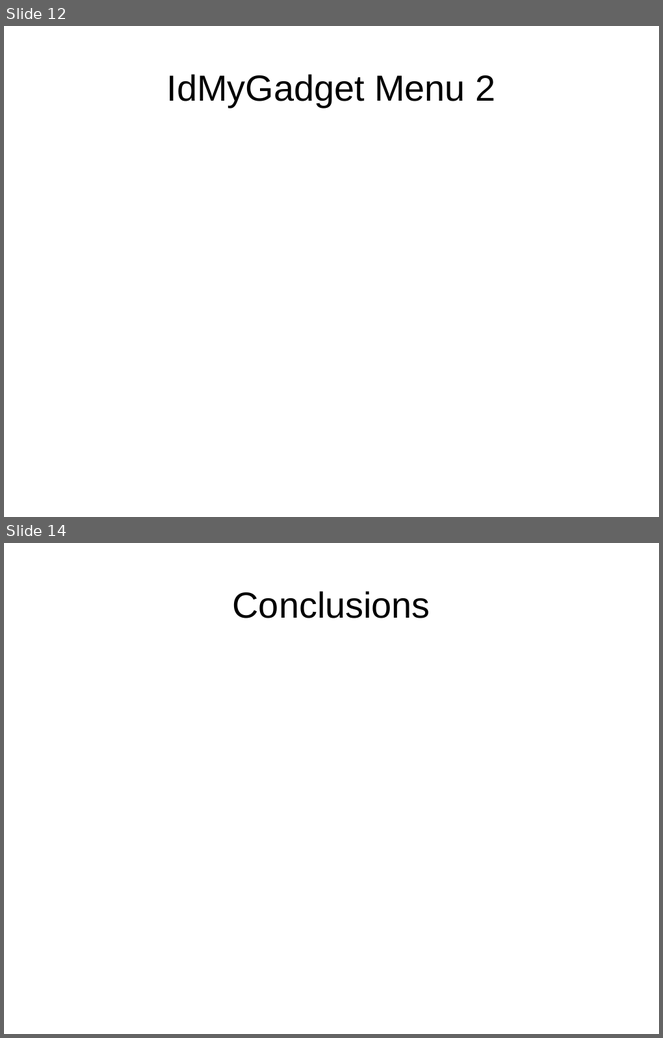
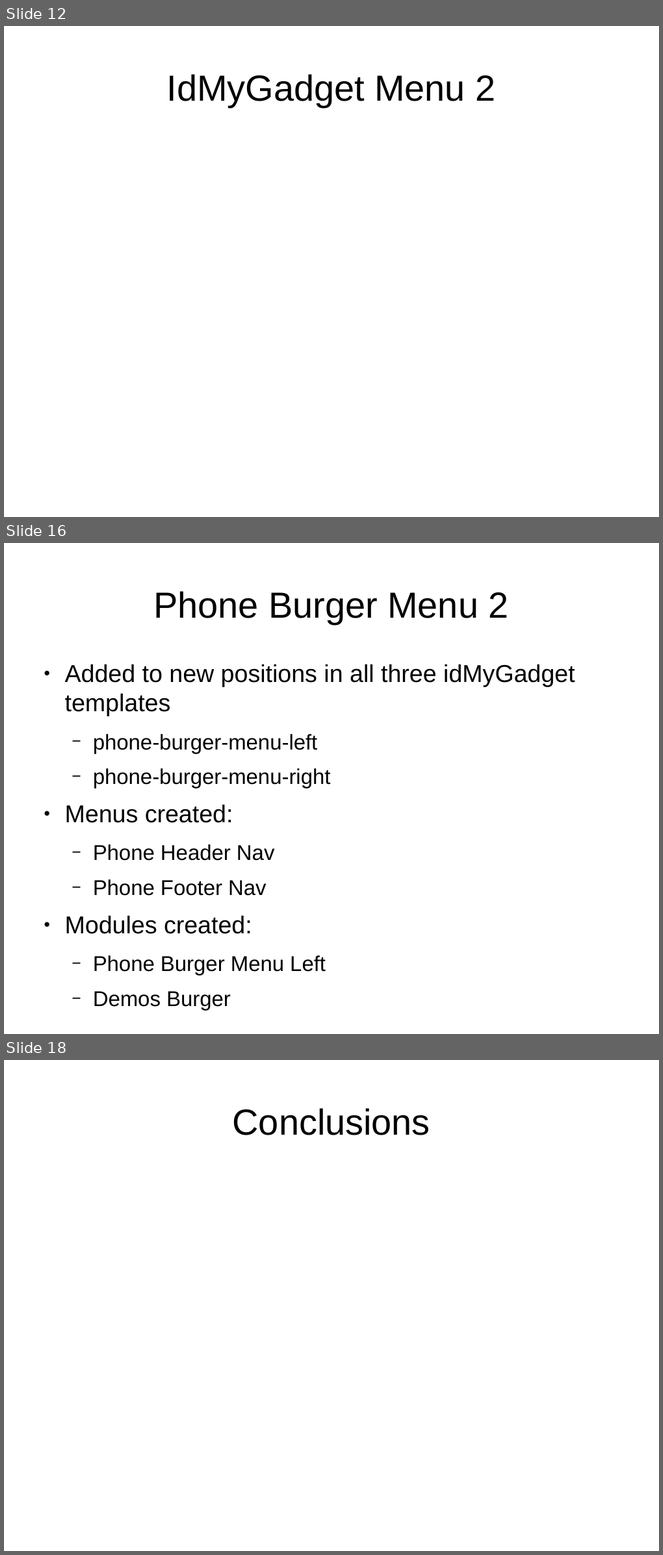
Before and after one commit to tomwhartung/jmws_accoutrements, a slide deck: presentations/2015_09-Joomla/Device_Detection-In_Protostar_and_Beez3.odp. Shown one above the other, each under a label of ours: slides 12 and 14 before the commit, slides 12, 16 and 18 after it; the slides between them are not shown. The pictures are 663x1038 and 663x1555 pixels, drawn with LibreOffice and Linux fonts; fonts in the diff are those of the drawing. Boxes give left, top, right and bottom in pixels: in the first picture for what was removed or moved away, otherwise in the second. Text is boxed around its words. In the diff, an @@ line names an element or a change of style, - is before the commit and + after.

```diff
--- a/presentations/2015_09-Joomla/Device_Detection-In_Protostar_and_Beez3.odp
+++ b/presentations/2015_09-Joomla/Device_Detection-In_Protostar_and_Beez3.odp
@@ slide 16 added at [4,543,659,1034], background #FFFFFF @@
@@ title added at [154,591,509,624], 44 pt, text #000000 @@
+Phone Burger Menu 2
@@ text added at [65,664,575,1011], 25.9 pt, text #000000 @@
+● Added to new positions in all three idMyGadget templates
+  − phone-burger-menu-left
+  − phone-burger-menu-right
+● Menus created:
+  − Phone Header Nav
+  − Phone Footer Nav
+● Modules created:
+  − Phone Burger Menu Left
+  − Demos Burger
@@ what was slide 14 is now slide 18 @@
```
Also in this commit, not shown: 3 slides changed, 3 other slides added.
